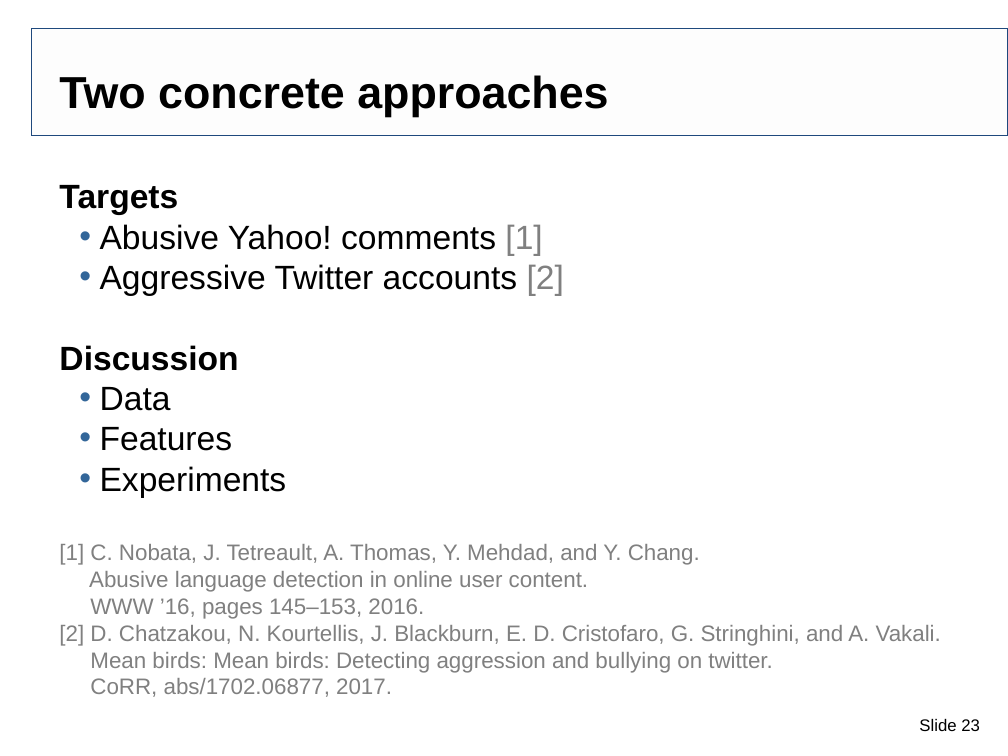
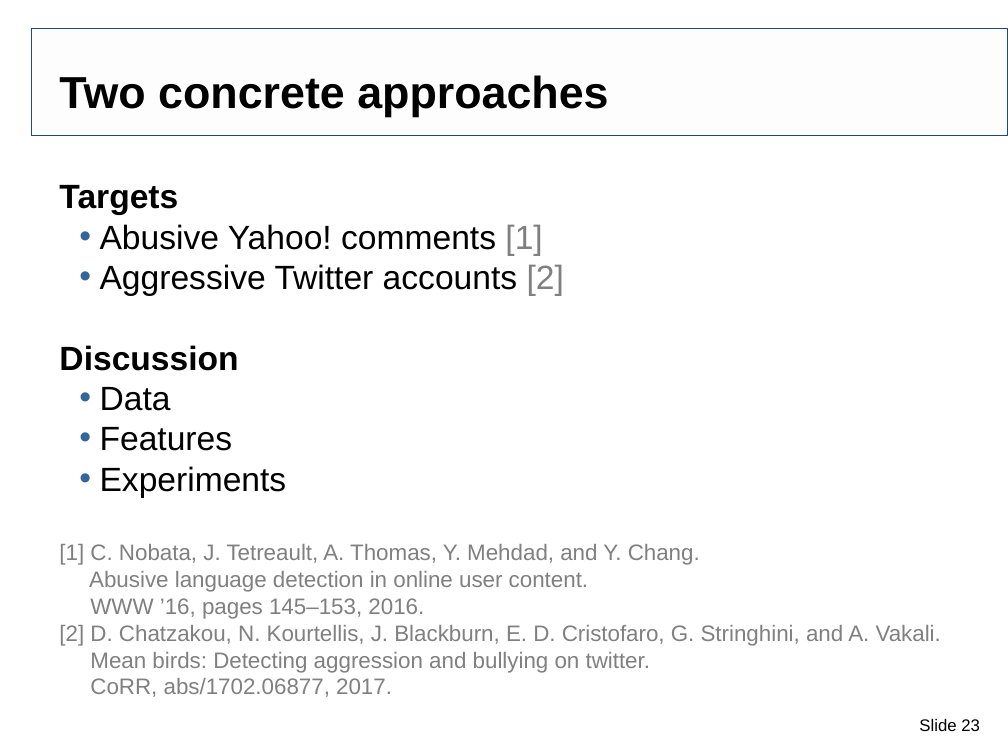
Before and after one commit to IllDepence/websci_ss2017, a slide deck: slide 23 of pres/Tarek_Saier_Abusive_behavior_in_social_media.odp. Drawn at 1008x756 pixels with LibreOffice and Linux fonts; fonts in the diff are those of the drawing; background and template pictures are left out. Boxes give left, top, right and bottom in pixels: in the first picture for what was removed or moved away, otherwise in the second. Text is boxed around its words. In the diff, an @@ line names an element or a change of style, - is before the commit and + after.

```diff
--- a/pres/Tarek_Saier_Abusive_behavior_in_social_media.odp
+++ b/pres/Tarek_Saier_Abusive_behavior_in_social_media.odp
@@ text at bbox=[90, 652, 650, 673]: text changed @@
-Mean birds: Mean birds: Detecting aggression and bullying on twitter.
+Mean birds: Detecting aggression and bullying on twitter.
```
Also in this commit, not shown: 1 slide added, 1 other file.
